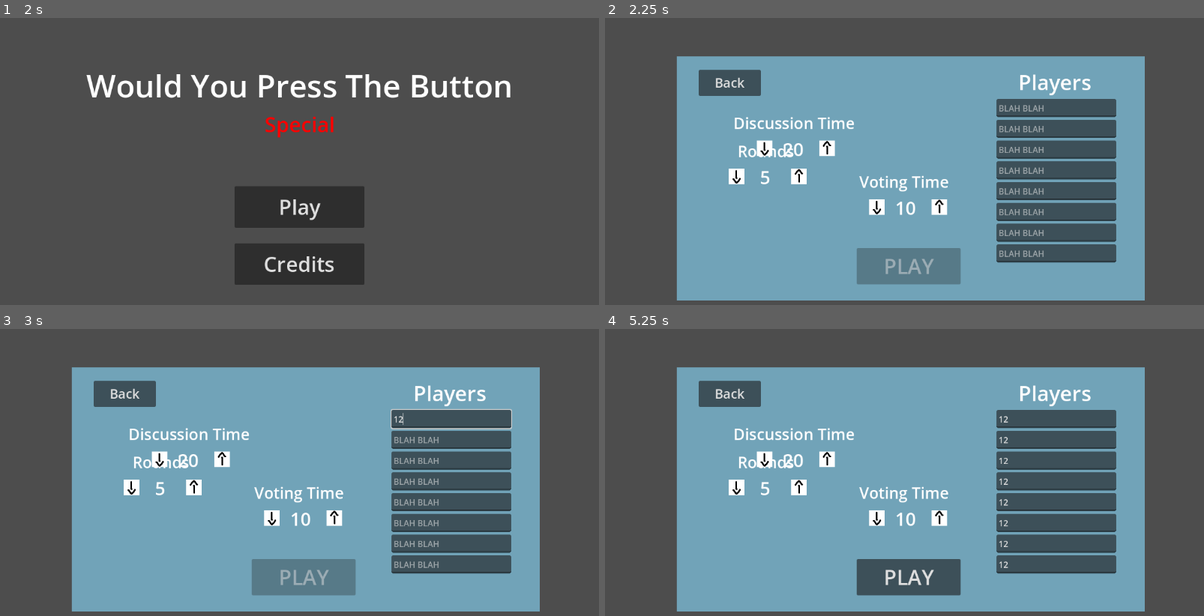
Above: before the commit, frames 1-4 (two rows, left to right).
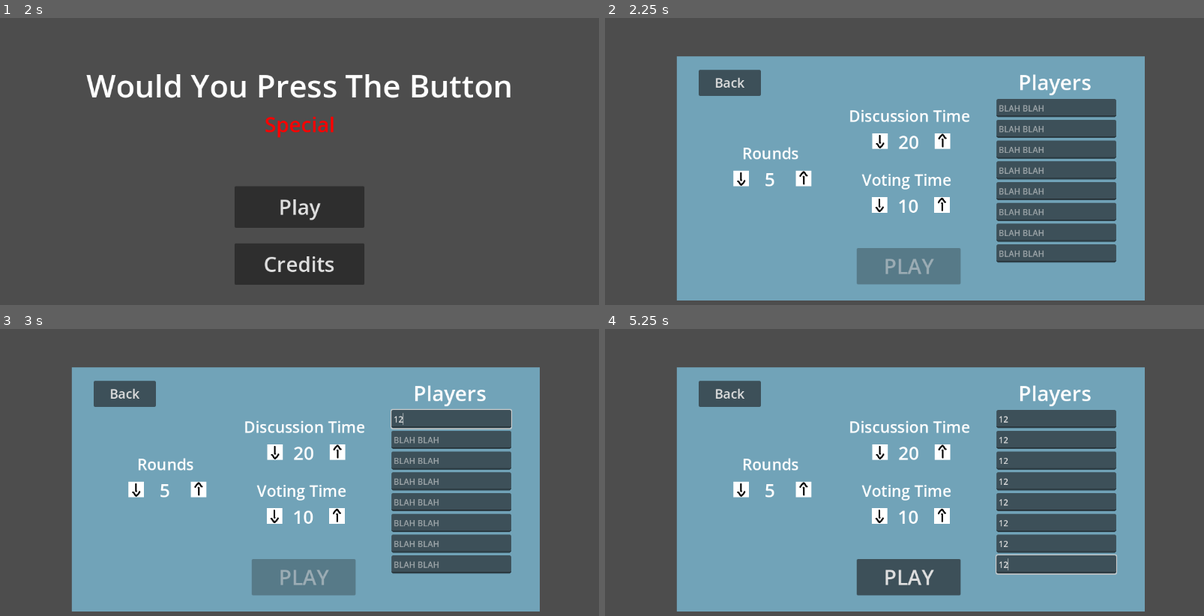
Above: after the commit, the same moments.

Repository: Beepered/WouldYouPressTheButton-Special
Game: Godot game, scene res://scenes/main_menu.tscn
Same seed, same stepped clock (60 frames per second), same inputs: the game is played once before the commit and once after it.
Inputs (mouse positions are in pixels of both pictures, inside the frame that each line leads up to):
- Up to frame 1 (2 s): click "Credits" at 0.5 s; click "Back" at 1.25 s
- Up to frame 2 (2.25 s): click "Play" at 2 s
- Up to frame 3 (3 s): click (449, 417) at 2.77 s; type "12" at 2.85 s
- Up to frame 4 (5.25 s): click (1054, 440) at 3 s; type "12" at 3.08 s; click (1054, 461) at 3.23 s; type "12" at 3.32 s; click (1054, 481) at 3.52 s; type "12" at 3.6 s; click (1054, 501) at 3.75 s; type "12" at 3.83 s; click (1054, 524) at 3.98 s; type "12" at 4.07 s; click (1054, 544) at 4.27 s; type "12" at 4.35 s; click (1054, 564) at 4.5 s; type "12" at 4.58 s; click (904, 518) at 5 s, where only the run before the commit has a clickable "Play"

Frame 1 is identical in both runs. In frame 2, 2.8% of the frame differs, in the area x 20-61%, y 31-69%; in frame 3, 2.8%; in frame 4, 3.0%, in the area x 20-86%, y 31-86%.

Commit message:
voting time buttons work

Diff:
--- a/wouldyoupressthebutton-special/project.godot
+++ b/wouldyoupressthebutton-special/project.godot
@@ -18,3 +18,7 @@
 [autoload]
 
 Global="*res://scripts/global.gd"
+
+[display]
+
+window/size/resizable=false
--- a/wouldyoupressthebutton-special/scenes/main_menu.tscn
+++ b/wouldyoupressthebutton-special/scenes/main_menu.tscn
@@ -7,23 +7,25 @@
 [ext_resource type="Script" path="res://scripts/menu/voteSettingArrow.gd" id="4_ntwn2"]
 [ext_resource type="Script" path="res://scripts/menu/roundSettingArrow.gd" id="4_xe8hp"]
 
-[sub_resource type="FontVariation" id="FontVariation_jeu8t"]
-
 [sub_resource type="RectangleShape2D" id="RectangleShape2D_srou7"]
 size = Vector2(30, 30)
 
+[sub_resource type="FontVariation" id="FontVariation_jeu8t"]
+
 [node name="Main Menu" type="Node2D"]
 script = ExtResource("1_77ssq")
 
 [node name="CanvasLayer" type="CanvasLayer" parent="."]
 
-[node name="Label" type="Label" parent="CanvasLayer"]
-anchors_preset = 5
-anchor_left = 0.5
-anchor_right = 0.5
-offset_left = -410.0
+[node name="main menu" type="Node2D" parent="CanvasLayer"]
+
+[node name="Label" type="Label" parent="CanvasLayer/main menu"]
+anchors_preset = 5
+anchor_left = 0.5
+anchor_right = 0.5
+offset_left = 166.0
 offset_top = 80.0
-offset_right = 410.0
+offset_right = 986.0
 offset_bottom = 180.0
 grow_horizontal = 2
 theme_override_font_sizes/font_size = 60
@@ -31,13 +33,13 @@
 horizontal_alignment = 1
 vertical_alignment = 1
 
-[node name="Label2" type="Label" parent="CanvasLayer"]
-anchors_preset = 5
-anchor_left = 0.5
-anchor_right = 0.5
-offset_left = -67.5
+[node name="Label2" type="Label" parent="CanvasLayer/main menu"]
+anchors_preset = 5
+anchor_left = 0.5
+anchor_right = 0.5
+offset_left = 508.5
 offset_top = 177.0
-offset_right = 67.5
+offset_right = 643.5
 offset_bottom = 232.0
 grow_horizontal = 2
 theme_override_colors/font_color = Color(1, 0, 0, 1)
@@ -46,25 +48,25 @@
 horizontal_alignment = 1
 vertical_alignment = 1
 
-[node name="SettingButton" type="Button" parent="CanvasLayer"]
-anchors_preset = 5
-anchor_left = 0.5
-anchor_right = 0.5
-offset_left = -125.0
+[node name="SettingButton" type="Button" parent="CanvasLayer/main menu"]
+anchors_preset = 5
+anchor_left = 0.5
+anchor_right = 0.5
+offset_left = 451.0
 offset_top = 324.0
-offset_right = 125.0
+offset_right = 701.0
 offset_bottom = 404.0
 grow_horizontal = 2
 theme_override_font_sizes/font_size = 40
 text = "Play"
 
-[node name="Credits Button" type="Button" parent="CanvasLayer"]
-anchors_preset = 5
-anchor_left = 0.5
-anchor_right = 0.5
-offset_left = -125.0
+[node name="Credits Button" type="Button" parent="CanvasLayer/main menu"]
+anchors_preset = 5
+anchor_left = 0.5
+anchor_right = 0.5
+offset_left = 451.0
 offset_top = 434.0
-offset_right = 125.0
+offset_right = 701.0
 offset_bottom = 514.0
 grow_horizontal = 2
 theme_override_font_sizes/font_size = 40
@@ -87,10 +89,10 @@
 text = "Back"
 
 [node name="Rounds" type="Label" parent="CanvasLayer/Settings"]
-offset_left = 193.0
-offset_top = 235.0
-offset_right = 426.0
-offset_bottom = 277.0
+offset_left = 202.0
+offset_top = 239.0
+offset_right = 435.0
+offset_bottom = 281.0
 theme_override_font_sizes/font_size = 30
 text = "Rounds"
 horizontal_alignment = 1
@@ -131,10 +133,10 @@
 shape = SubResource("RectangleShape2D_srou7")
 
 [node name="DiscussionTime" type="Label" parent="CanvasLayer/Settings"]
-offset_left = 247.0
-offset_top = 181.0
-offset_right = 480.0
-offset_bottom = 223.0
+offset_left = 469.0
+offset_top = 167.0
+offset_right = 702.0
+offset_bottom = 209.0
 theme_override_fonts/font = SubResource("FontVariation_jeu8t")
 theme_override_font_sizes/font_size = 30
 text = "Discussion Time"
@@ -176,10 +178,10 @@
 shape = SubResource("RectangleShape2D_srou7")
 
 [node name="VotingTime" type="Label" parent="CanvasLayer/Settings"]
-offset_left = 463.0
-offset_top = 294.0
-offset_right = 688.0
-offset_bottom = 336.0
+offset_left = 468.0
+offset_top = 290.0
+offset_right = 693.0
+offset_bottom = 332.0
 theme_override_font_sizes/font_size = 30
 text = "Voting Time"
 horizontal_alignment = 1
@@ -375,9 +377,9 @@
 theme_override_font_sizes/font_size = 25
 text = "Back"
 
-[connection signal="button_down" from="CanvasLayer/SettingButton" to="." method="_on_setting_button_button_down"]
-[connection signal="button_down" from="CanvasLayer/Credits Button" to="." method="_on_credits_button_down"]
-[connection signal="button_down" from="CanvasLayer/Settings/BackButton" to="." method="_on_button_button_down"]
+[connection signal="button_down" from="CanvasLayer/main menu/SettingButton" to="." method="_on_setting_button_button_down"]
+[connection signal="button_down" from="CanvasLayer/main menu/Credits Button" to="." method="_on_credits_button_down"]
+[connection signal="button_down" from="CanvasLayer/Settings/BackButton" to="." method="_on_back_button_button_down"]
 [connection signal="mouse_entered" from="CanvasLayer/Settings/Rounds/decrease/Area2D" to="CanvasLayer/Settings/Rounds/decrease" method="_on_area_2d_mouse_entered"]
 [connection signal="mouse_exited" from="CanvasLayer/Settings/Rounds/decrease/Area2D" to="CanvasLayer/Settings/Rounds/decrease" method="_on_area_2d_mouse_exited"]
 [connection signal="mouse_entered" from="CanvasLayer/Settings/Rounds/increase/Area2D" to="CanvasLayer/Settings/Rounds/increase" method="_on_area_2d_mouse_entered"]
@@ -391,4 +393,4 @@
 [connection signal="mouse_entered" from="CanvasLayer/Settings/VotingTime/increase/Area2D" to="CanvasLayer/Settings/VotingTime/increase" method="_on_area_2d_mouse_entered"]
 [connection signal="mouse_exited" from="CanvasLayer/Settings/VotingTime/increase/Area2D" to="CanvasLayer/Settings/VotingTime/increase" method="_on_area_2d_mouse_exited"]
 [connection signal="button_down" from="CanvasLayer/Settings/PlayButton" to="." method="_on_play_button_button_down"]
-[connection signal="button_down" from="CanvasLayer/Credits/BackButton" to="." method="_on_back_button_down"]
+[connection signal="button_down" from="CanvasLayer/Credits/BackButton" to="." method="_on_back_button_button_down"]
--- a/wouldyoupressthebutton-special/scripts/menu/main_menu.gd
+++ b/wouldyoupressthebutton-special/scripts/menu/main_menu.gd
@@ -3,6 +3,8 @@
 @onready var playerNames = [$CanvasLayer/Settings/NumPlayers/Line, $CanvasLayer/Settings/NumPlayers/Line2, $CanvasLayer/Settings/NumPlayers/Line3,
 $CanvasLayer/Settings/NumPlayers/Line4, $CanvasLayer/Settings/NumPlayers/Line5, $CanvasLayer/Settings/NumPlayers/Line6,
 $CanvasLayer/Settings/NumPlayers/Line7, $CanvasLayer/Settings/NumPlayers/Line8]
+
+@onready var mainMenu = $"CanvasLayer/main menu"
 
 func _ready() -> void:
 	$CanvasLayer.visible = true;
@@ -18,15 +20,15 @@
 		$CanvasLayer/Settings/PlayButton.disabled = true
 
 func _on_setting_button_button_down() -> void:
+	mainMenu.visible = false
 	$CanvasLayer/Settings.visible = true;
-
-func _on_button_button_down() -> void:
-	$CanvasLayer/Settings.visible = false;
 
 func _on_credits_button_down() -> void:
 	$CanvasLayer/Credits.visible = true;
 
-func _on_back_button_down() -> void:
+func _on_back_button_button_down() -> void:
+	mainMenu.visible = true
+	$CanvasLayer/Settings.visible = false;
 	$CanvasLayer/Credits.visible = false;
 
 func _on_play_button_button_down() -> void:
--- a/wouldyoupressthebutton-special/scripts/menu/roundSettingArrow.gd
+++ b/wouldyoupressthebutton-special/scripts/menu/roundSettingArrow.gd
@@ -2,7 +2,7 @@
 
 @export var change = 0
 
-var minRounds = 3;
+var minRounds = 1;
 var maxRounds = 20
 
 var mouseOver = false
Not shown: 1 places in wouldyoupressthebutton-special/scenes/main_menu.tscn that only renumber resources
